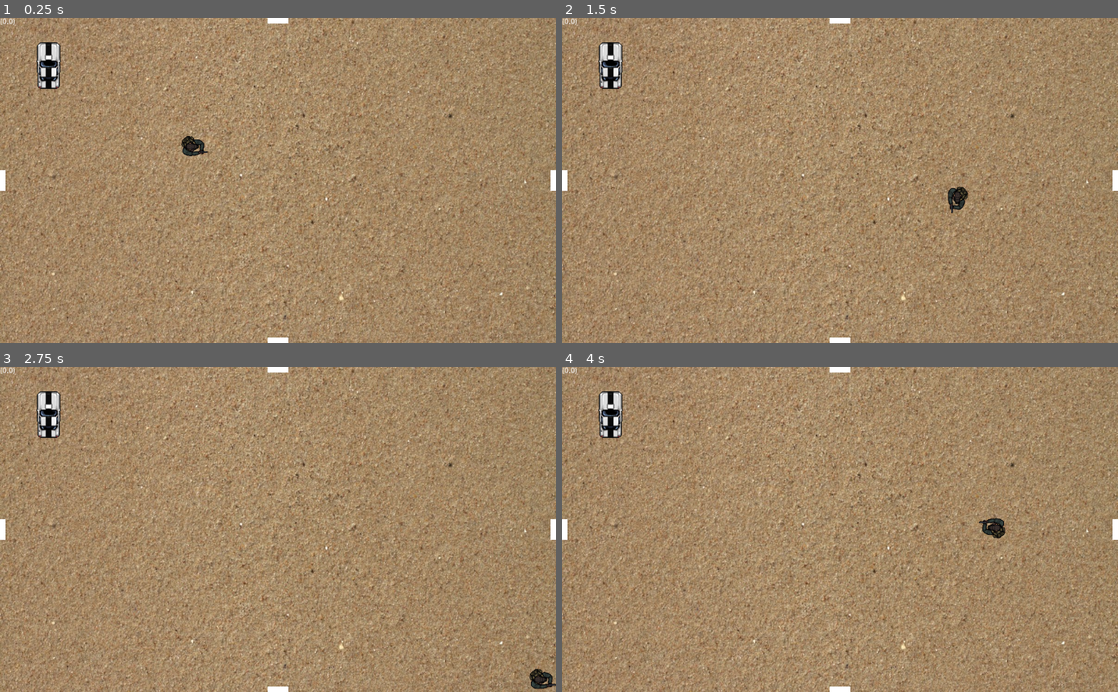
Above: before the commit, frames 1-4 (two rows, left to right).
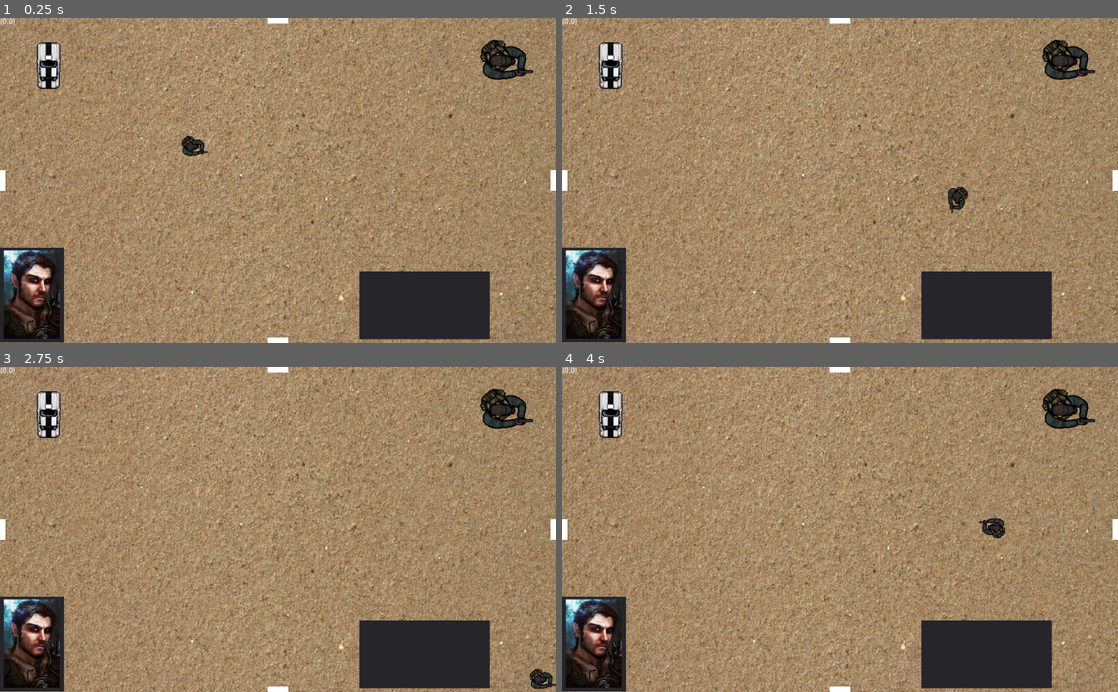
Above: after the commit, the same moments.

Repository: HunterJKavanagh/jankyard
Game: Godot game, scene res://Scenes/main/Main.tscn
Two runs of this game, one before a commit and one after it. Both use one fixed random seed, a clock stepped at 60 frames per second and the inputs below.
Inputs (mouse positions are in pixels of both pictures, inside the frame that each line leads up to):
- Up to frame 1 (0.25 s): no input
- Up to frame 2 (1.5 s): tap Enter at 0.5 s; move the mouse to (962, 164) at 0.52 s; hold D (right) 0.53-1.28 s; click (962, 164) at 0.67 s; move the mouse to (728, 196) at 1.27 s; hold S (down) from 1.28 s (still down); click (728, 196) at 1.42 s
- Up to frame 3 (2.75 s): move the mouse to (333, 458) at 2.02 s; release S (down) at 2.03 s; hold D (right) from 2.03 s (still down); click (333, 458) at 2.17 s
- Up to frame 4 (4 s): move the mouse to (812, 594) at 2.77 s; release D (right) at 2.78 s; hold W (up) 2.78-3.53 s; click (812, 594) at 2.92 s; move the mouse to (1006, 578) at 3.52 s; hold A (left) from 3.53 s (still down); click (1006, 578) at 3.67 s

The runs differ from the first frame. In frame 1, 9.0% of the frame differs, in the area x 0-96%, y 6-100%; in frame 2, 9.0%; in frame 3, 9.0%; in frame 4, 9.0%.

Commit message:
Dialog V1

Diff:
--- /dev/null
+++ b/Jankyard/Scenes/UI/Toolbox.tscn
@@ -0,0 +1,8 @@
+[gd_scene format=2]
+
+[node name="ToolBox" type="Control"]
+anchor_right = 1.0
+anchor_bottom = 1.0
+__meta__ = {
+"_edit_use_anchors_": false
+}
--- a/Jankyard/Scenes/UI/UI.tscn
+++ b/Jankyard/Scenes/UI/UI.tscn
@@ -1,8 +1,6 @@
 [gd_scene load_steps=2 format=2]
 
 [ext_resource path="res://Assests/art/download.jpg" type="Texture" id=1]
-
-
 
 [node name="UI" type="Control"]
 anchor_right = 1.0
@@ -11,7 +9,7 @@
 "_edit_use_anchors_": false
 }
 
-[node name="Panel" type="Panel" parent="."]
+[node name="P1" type="Panel" parent="."]
 margin_top = 424.0
 margin_right = 118.0
 margin_bottom = 599.0
@@ -19,7 +17,7 @@
 "_edit_use_anchors_": false
 }
 
-[node name="TextureRect" type="TextureRect" parent="Panel"]
+[node name="CharacterPhoto" type="TextureRect" parent="P1"]
 margin_left = 7.26508
 margin_top = 5.40393
 margin_right = 421.265
@@ -29,3 +27,19 @@
 __meta__ = {
 "_edit_use_anchors_": false
 }
+
+[node name="P2" type="Panel" parent="."]
+margin_left = 661.593
+margin_top = 468.067
+margin_right = 901.593
+margin_bottom = 593.067
+__meta__ = {
+"_edit_use_anchors_": false
+}
+
+[node name="TextBox" type="RichTextLabel" parent="P2"]
+margin_right = 239.0
+margin_bottom = 125.0
+__meta__ = {
+"_edit_use_anchors_": false
+}
--- /dev/null
+++ b/Jankyard/Scenes/characters/Character.tscn
@@ -0,0 +1,16 @@
+[gd_scene load_steps=3 format=2]
+
+[ext_resource path="res://Assests/art/characters/preview_idle.png" type="Texture" id=1]
+
+[sub_resource type="CircleShape2D" id=1]
+radius = 48.7004
+
+[node name="Character" type="KinematicBody2D"]
+input_pickable = true
+
+[node name="CollisionShape2D" type="CollisionShape2D" parent="."]
+shape = SubResource( 1 )
+
+[node name="Sprite" type="Sprite" parent="."]
+scale = Vector2( 0.5, 0.5 )
+texture = ExtResource( 1 )
--- a/Jankyard/Scenes/main/Main.gd
+++ b/Jankyard/Scenes/main/Main.gd
@@ -15,3 +15,10 @@
 			$Player.position = $Map.player_postions[lib.DIR.up]
 		lib.DIR.left:
 			$Player.position = $Map.player_postions[lib.DIR.right]
+
+func _on_Character_input_event(viewport, event, shape_idx):
+	if event is InputEventMouseButton:
+		if event.pressed and event.button_index == BUTTON_LEFT:
+			var dis = sqrt(pow($Player.position.x - $Character.position.x, 2) + pow($Player.position.y - $Character.position.y, 2))
+			if dis <= 100:
+				$UI/P2/TextBox.text += "Don't Click Me!"
--- a/Jankyard/Scenes/main/Main.tscn
+++ b/Jankyard/Scenes/main/Main.tscn
@@ -1,9 +1,10 @@
-[gd_scene load_steps=5 format=2]
+[gd_scene load_steps=6 format=2]
 
 [ext_resource path="res://Scenes/UI/UI.tscn" type="PackedScene" id=1]
 [ext_resource path="res://Scenes/player/Player.tscn" type="PackedScene" id=2]
 [ext_resource path="res://Scenes/main/Map.gd" type="Script" id=3]
 [ext_resource path="res://Scenes/main/Main.gd" type="Script" id=4]
+[ext_resource path="res://Scenes/characters/Character.tscn" type="PackedScene" id=5]
 
 [node name="Main" type="Node2D"]
 script = ExtResource( 4 )
@@ -16,4 +17,9 @@
 scale = Vector2( 0.25, 0.25 )
 
 [node name="UI" parent="." instance=ExtResource( 1 )]
-visible = false
+
+[node name="Character" parent="." instance=ExtResource( 5 )]
+position = Vector2( 929.449, 72.7147 )
+[connection signal="input_event" from="Character" to="." method="_on_Character_input_event"]
+
+[editable path="Character"]
--- a/Jankyard/project.godot
+++ b/Jankyard/project.godot
@@ -30,21 +30,25 @@
 right={
 "deadzone": 0.5,
 "events": [ Object(InputEventKey,"resource_local_to_scene":false,"resource_name":"","device":0,"alt":false,"shift":false,"control":false,"meta":false,"command":false,"pressed":false,"scancode":68,"unicode":0,"echo":false,"script":null)
+, Object(InputEventKey,"resource_local_to_scene":false,"resource_name":"","device":0,"alt":false,"shift":false,"control":false,"meta":false,"command":false,"pressed":false,"scancode":16777233,"unicode":0,"echo":false,"script":null)
  ]
 }
 left={
 "deadzone": 0.5,
 "events": [ Object(InputEventKey,"resource_local_to_scene":false,"resource_name":"","device":0,"alt":false,"shift":false,"control":false,"meta":false,"command":false,"pressed":false,"scancode":65,"unicode":0,"echo":false,"script":null)
+, Object(InputEventKey,"resource_local_to_scene":false,"resource_name":"","device":0,"alt":false,"shift":false,"control":false,"meta":false,"command":false,"pressed":false,"scancode":16777231,"unicode":0,"echo":false,"script":null)
  ]
 }
 down={
 "deadzone": 0.5,
 "events": [ Object(InputEventKey,"resource_local_to_scene":false,"resource_name":"","device":0,"alt":false,"shift":false,"control":false,"meta":false,"command":false,"pressed":false,"scancode":83,"unicode":0,"echo":false,"script":null)
+, Object(InputEventKey,"resource_local_to_scene":false,"resource_name":"","device":0,"alt":false,"shift":false,"control":false,"meta":false,"command":false,"pressed":false,"scancode":16777234,"unicode":0,"echo":false,"script":null)
  ]
 }
 up={
 "deadzone": 0.5,
 "events": [ Object(InputEventKey,"resource_local_to_scene":false,"resource_name":"","device":0,"alt":false,"shift":false,"control":false,"meta":false,"command":false,"pressed":false,"scancode":87,"unicode":0,"echo":false,"script":null)
+, Object(InputEventKey,"resource_local_to_scene":false,"resource_name":"","device":0,"alt":false,"shift":false,"control":false,"meta":false,"command":false,"pressed":false,"scancode":16777232,"unicode":0,"echo":false,"script":null)
  ]
 }
 
